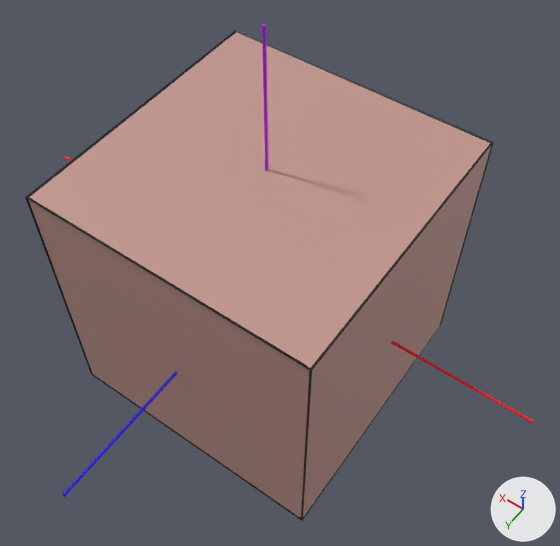
The glTF model Modelos_blender/Representaciones/hexa_tetra_1.glb, before and after one commit.
Before and after are seen from a 50 mm lens placed at (-2.02, 2.69, 4.3), pointed at (-0.07, -0.04, 0.0). Every picture has the same lights, and +X, +Y and +Z are marked at lower right. The picture after the commit comes second.
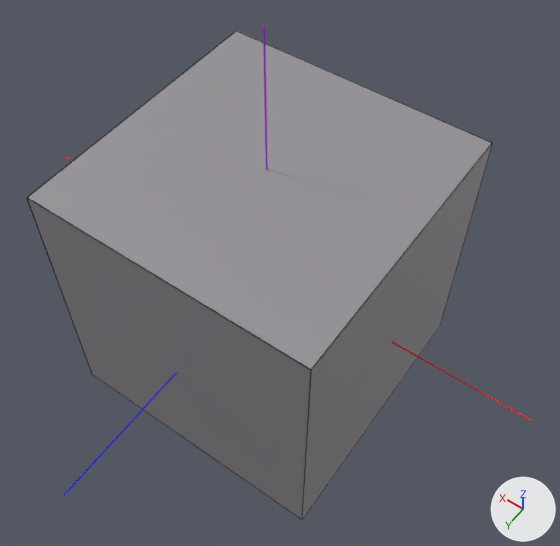
Boxes (x1, y1, x2, y2) around the edits, measured in the pictures (560 x 546 px):
'Cube', recoloured (pink to grey): (29, 32, 491, 518) in both
'Cylinder.001', rescaled: before (62, 371, 178, 497); after (63, 372, 177, 496)
'Cylinder.002', rescaled: before (64, 156, 534, 423); after (65, 156, 534, 423)
'Cylinder', rescaled (14% narrower): before (262, 24, 268, 171); after (263, 25, 268, 170)

Diff of the bpy script that builds the scene:
```diff
--- a/Modelos_blender/Representaciones/hexa_tetra_1.glb.py
+++ b/Modelos_blender/Representaciones/hexa_tetra_1.glb.py
@@ mat_material @@
 mat_material = principled_material('Material')
-mat_material.base_color = (0.536, 0.303, 0.267)  # pink #c1968d
+mat_material.base_color = (0.302, 0.287, 0.31)  # grey #959297
@@ ob_cylinder @@
 ob_cylinder.location = (0.0, 0.0, 0.0)
+ob_cylinder.scale = (0.5, 0.5, 1.0)
@@ ob_cylinder_001 @@
 ob_cylinder_001.rotation_euler = (1.571, 0.0, 0.0)  # degrees (90, 0, 0)
+ob_cylinder_001.scale = (0.5, 0.5, 1.0)
@@ ob_cylinder_002 @@
 ob_cylinder_002.rotation_euler = (1.571, 0.0, 1.571)  # degrees (90, 0, 90)
+ob_cylinder_002.scale = (0.5, 0.5, 1.0)
```
